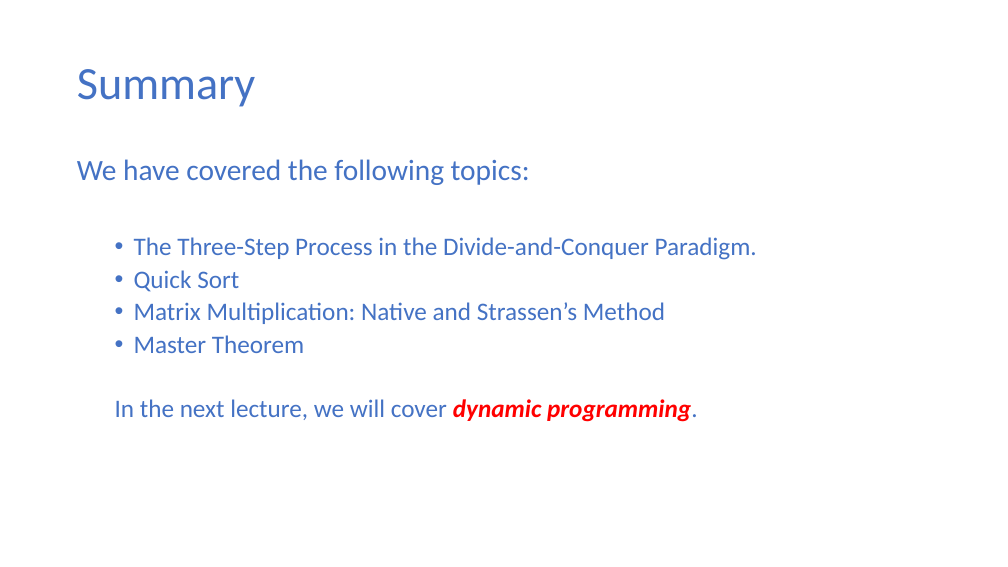
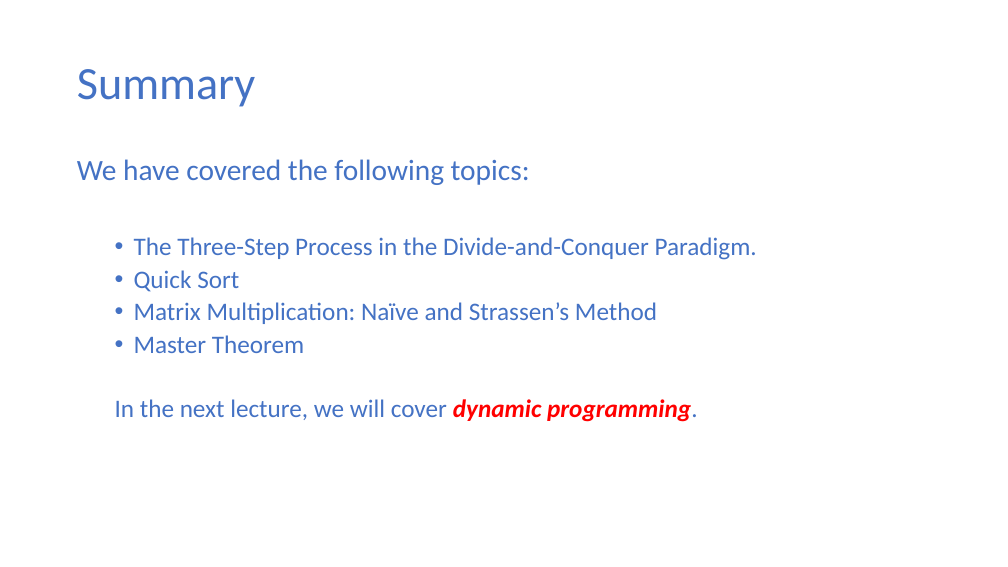
Before and after one commit to ekkapotc/EA, a slide deck: slide 43 of Lectures/Lecture 6.pptx. Drawn at 1008x567 pixels with LibreOffice and Linux fonts; fonts in the diff are those of the drawing. Boxes give left, top, right and bottom in pixels: in the first picture for what was removed or moved away, otherwise in the second. Text is boxed around its words. In the diff, an @@ line names an element or a change of style, - is before the commit and + after.

```diff
--- a/Lectures/Lecture 6.pptx
+++ b/Lectures/Lecture 6.pptx
@@ text at [134, 302, 657, 324]: text changed @@
-  • Matrix Multiplication: Native and Strassen’s Method
+  • Matrix Multiplication: Naïve and Strassen’s Method
```
Also in this commit, not shown: 1 other file.
